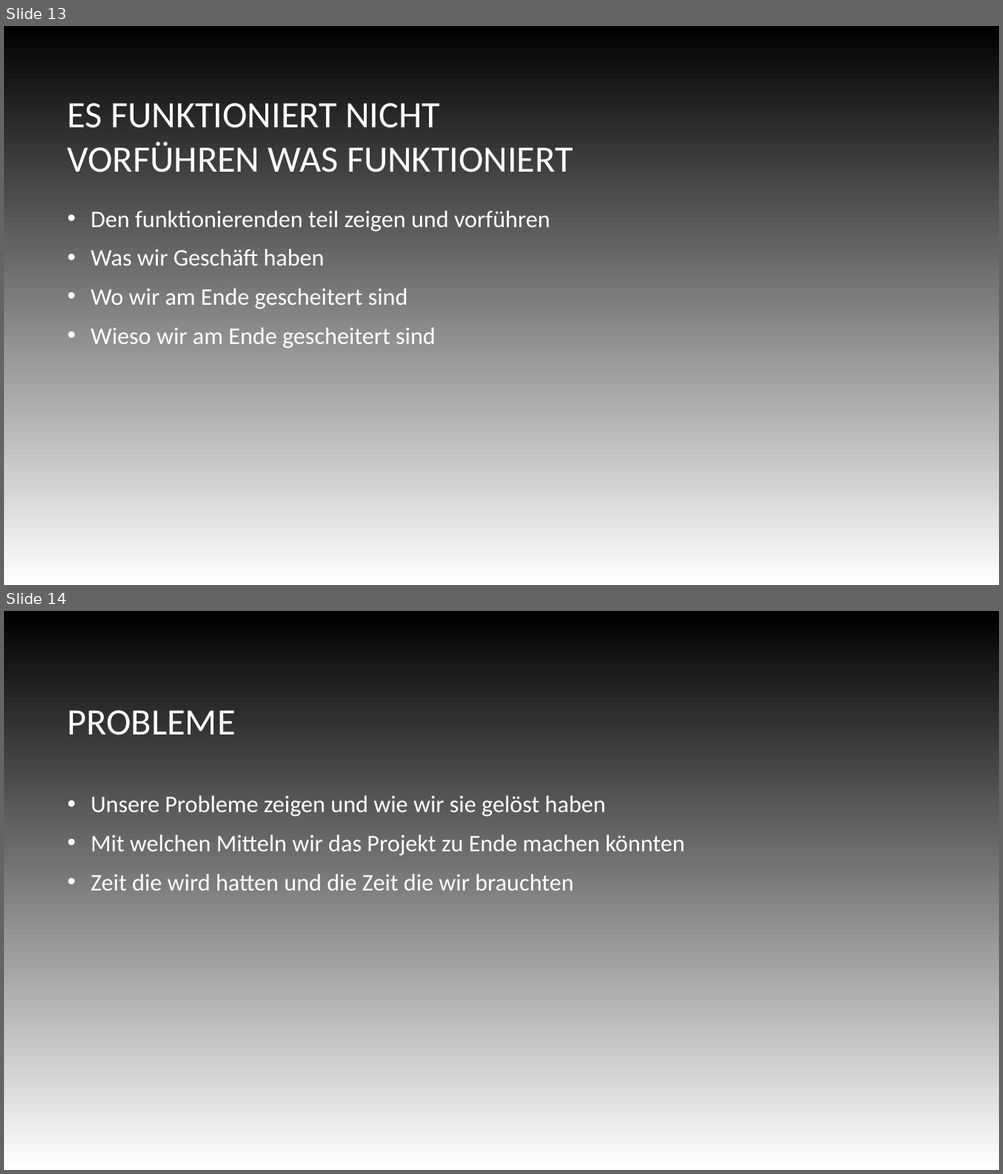
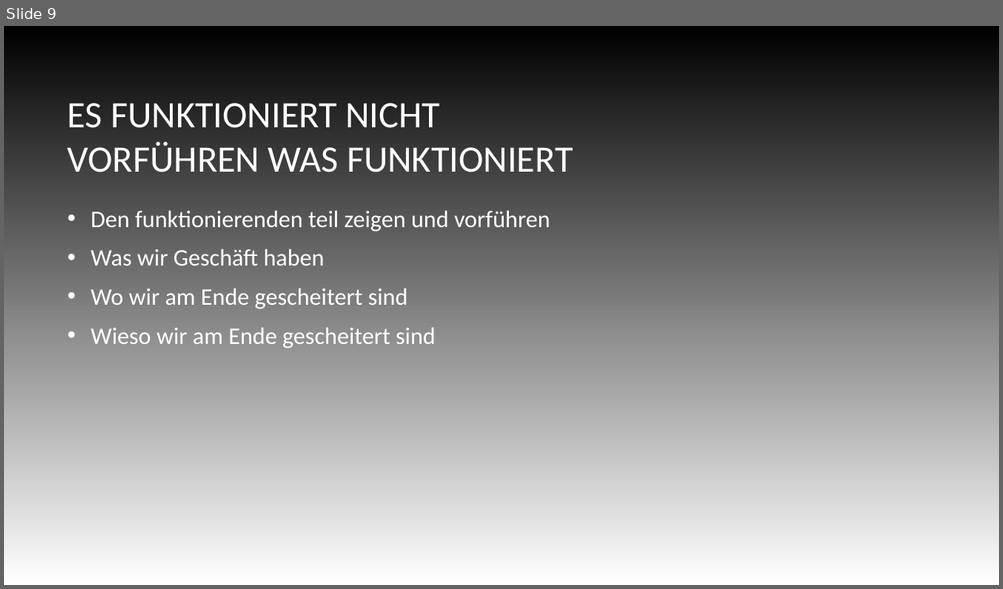
Before and after one commit to I8pieunihaspel/Uniprojekt, a slide deck: Präsentation/Uni-Projekt.odp. Shown one above the other, each under a label of ours: slides 13 and 14 before the commit, slide 9 after it. The pictures are 1003x1174 and 1003x589 pixels, drawn with LibreOffice and Linux fonts; fonts in the diff are those of the drawing; background and template pictures are left out. Boxes give left, top, right and bottom in pixels: in the first picture for what was removed or moved away, otherwise in the second. Text is boxed around its words. In the diff, an @@ line names an element or a change of style, - is before the commit and + after.

```diff
--- a/Präsentation/Uni-Projekt.odp
+++ b/Präsentation/Uni-Projekt.odp
@@ slide 14 removed at <box>4,611,999,1170</box>, background picture (left out) @@
@@ title removed at <box>68,710,236,735</box> @@
-PROBLEME
@@ text removed at <box>91,795,684,891</box> @@
-• Unsere Probleme zeigen und wie wir sie gelöst haben
-• Mit welchen Mitteln wir das Projekt zu Ende machen könnten
-• Zeit die wird hatten und die Zeit die wir brauchten
@@ what was slide 13 is now slide 9 @@
```
Also in this commit, not shown: 3 slides changed, 2 slides added, 4 other slides removed.
